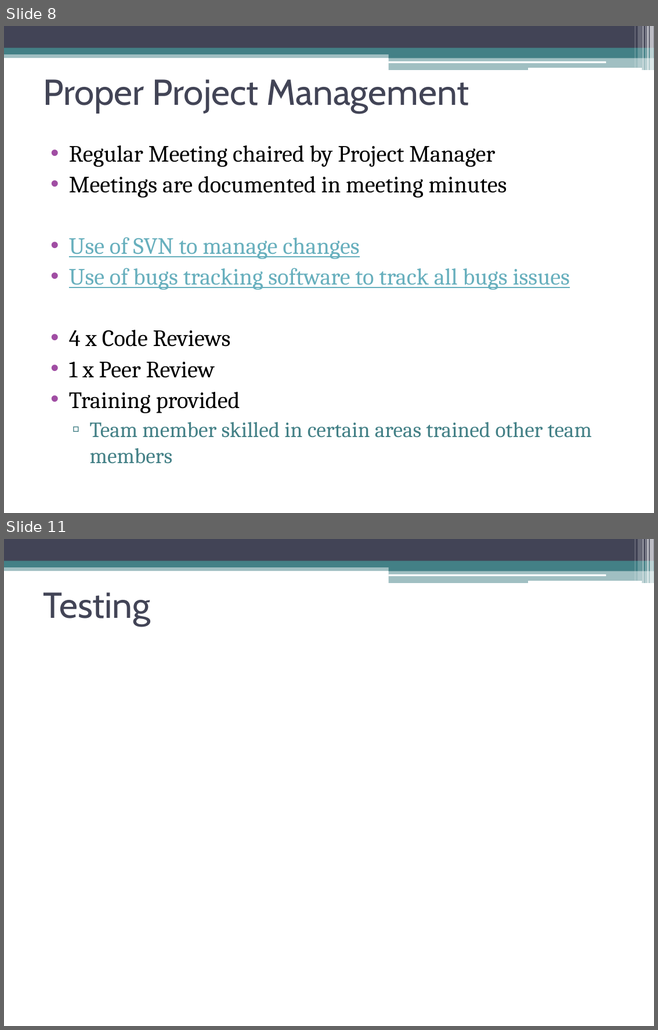
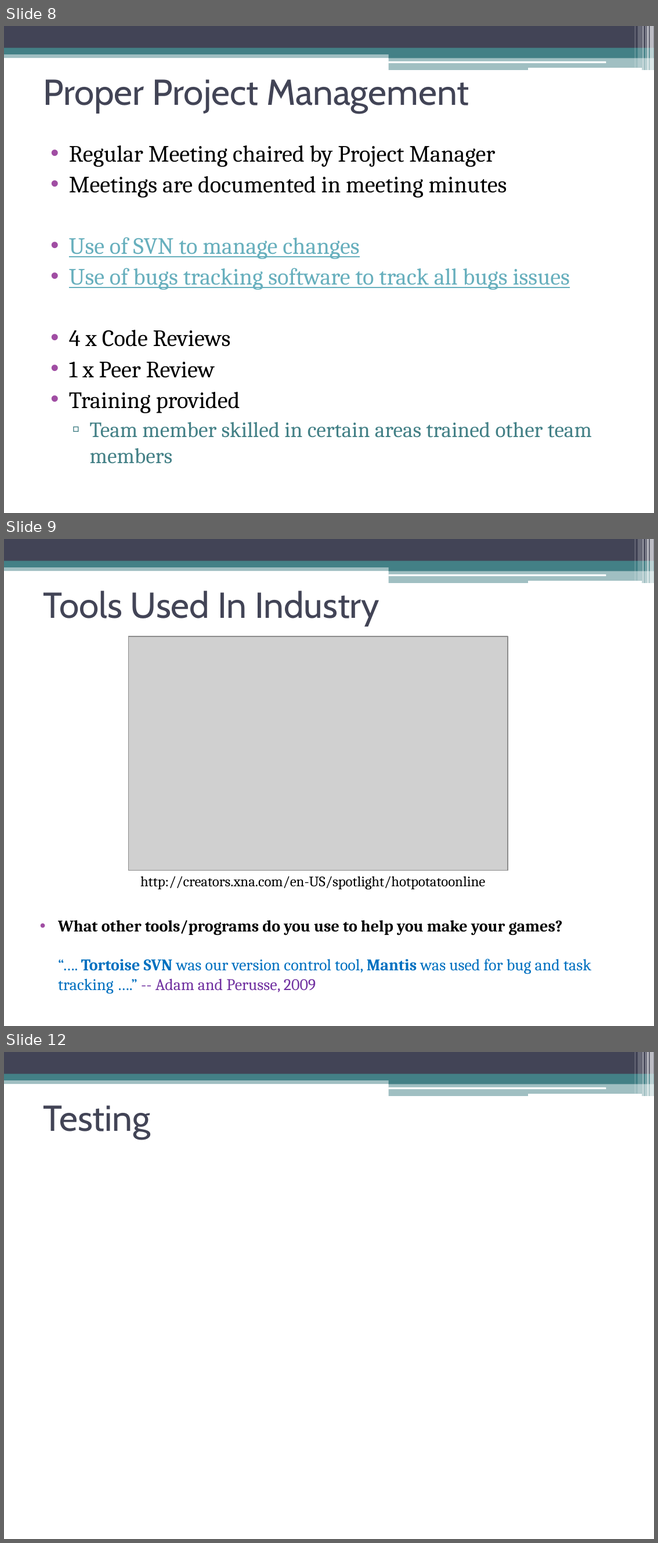
Before and after one commit to iamukasa/pookas, a slide deck: Documents/Pookas ETventure presentation.pptx. Shown one above the other, each under a label of ours: slides 8 and 11 before the commit, slides 8, 9 and 12 after it; the slides between them are not shown. The pictures are 658x1030 and 658x1543 pixels, drawn with LibreOffice and Linux fonts; fonts in the diff are those of the drawing; grey boxes stand for pictures. Boxes give left, top, right and bottom in pixels: in the first picture for what was removed or moved away, otherwise in the second. Text is boxed around its words. In the diff, an @@ line names an element or a change of style, - is before the commit and + after.

```diff
--- a/Documents/Pookas ETventure presentation.pptx
+++ b/Documents/Pookas ETventure presentation.pptx
@@ slide 9 added at box(4, 539, 654, 1026), background #FFFFFF; not listed: 13 template elements that a slide beside it also shows @@
@@ title added at box(43, 591, 379, 627), 40 pt, text #424456 @@
+Tools Used In Industry
@@ picture added at box(129, 636, 507, 871) @@
@@ text added at box(140, 876, 485, 890), 16 pt, text #000000 @@
+http://creators.xna.com/en-US/spotlight/hotpotatoonline
@@ text added at box(58, 920, 591, 994), 18 pt, text #0070C0 @@
+• What other tools/programs do you use to help you make your games?
+  “…. Tortoise SVN was our version control tool, Mantis was used for bug and task tracking ….” -- Adam and Perusse, 2009
@@ what was slide 11 is now slide 12 @@
```
Also in this commit, not shown: 1 slide changed, 1 other slide added, 1 slide removed.
